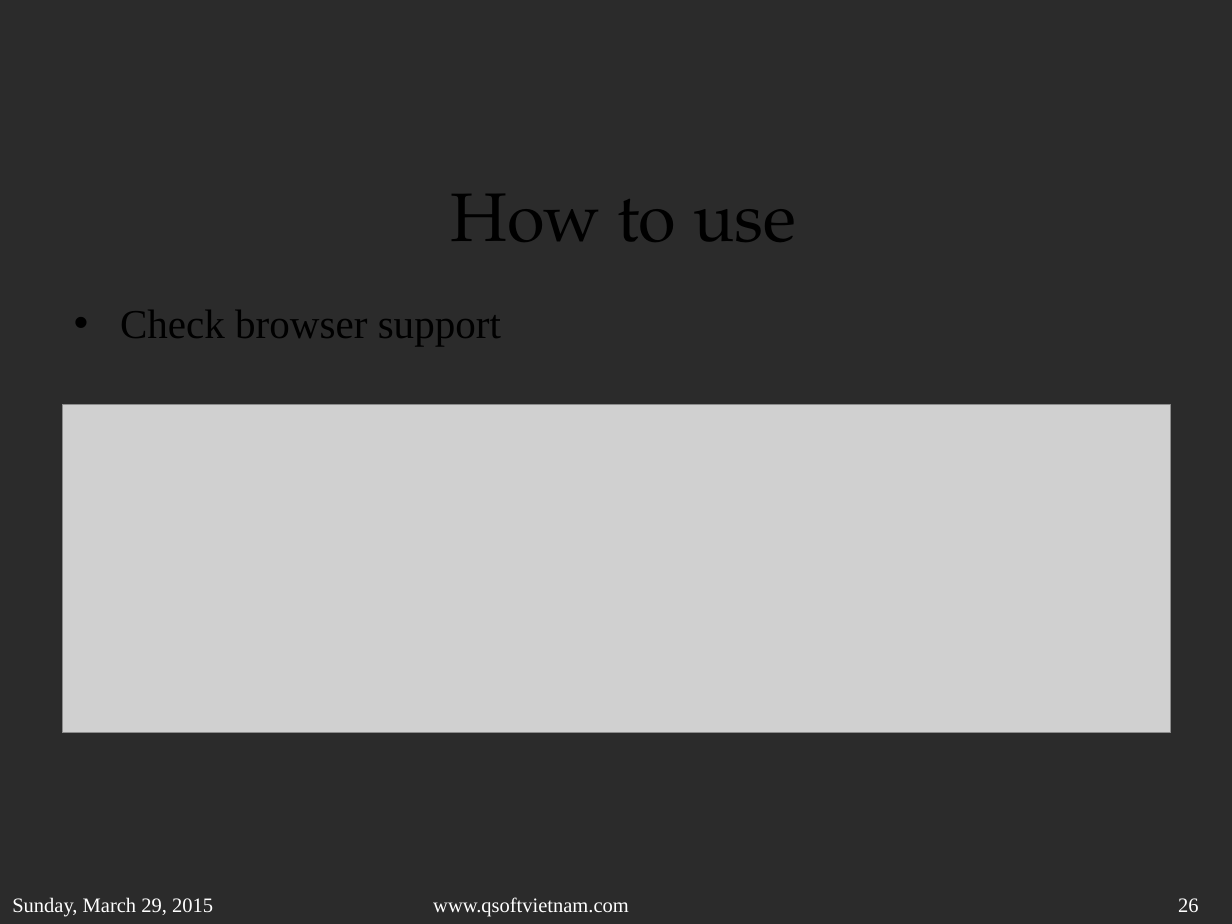
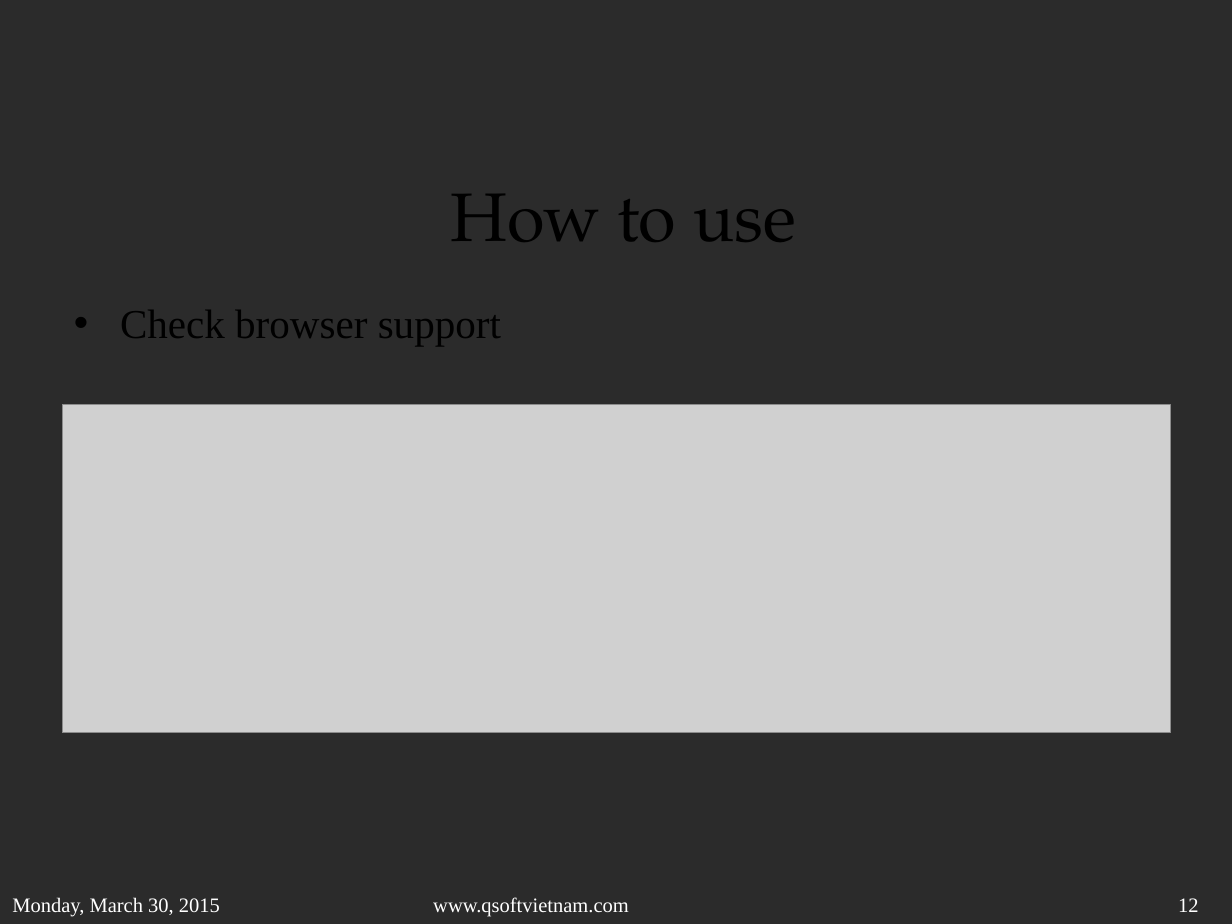
Before and after one commit to sonvq-qsoftvn/htmltraining, a slide deck: slide 12 of QSoftVietnam_SlideTemplate2014- Sonvq.pptx (slide 26 before the commit). Drawn at 1232x924 pixels with LibreOffice and Linux fonts; fonts in the diff are those of the drawing; grey boxes stand for pictures; background and template pictures are left out; a plain dark background stands for a picture behind light text. Boxes give left, top, right and bottom in pixels: in the first picture for what was removed or moved away, otherwise in the second. Text is boxed around its words. In the diff, an @@ line names an element or a change of style, - is before the commit and + after.

```diff
--- a/QSoftVietnam_SlideTemplate2014- Sonvq.pptx
+++ b/QSoftVietnam_SlideTemplate2014- Sonvq.pptx
@@ text at (12, 897, 220, 917): text changed @@
-Sunday, March 29, 2015
+Monday, March 30, 2015
@@ page number at (1178, 898, 1198, 912): text changed @@
-26
+12
```
Also in this commit, not shown: 22 other slides changed, 1 slide added, 13 slides removed, 1 other file.
